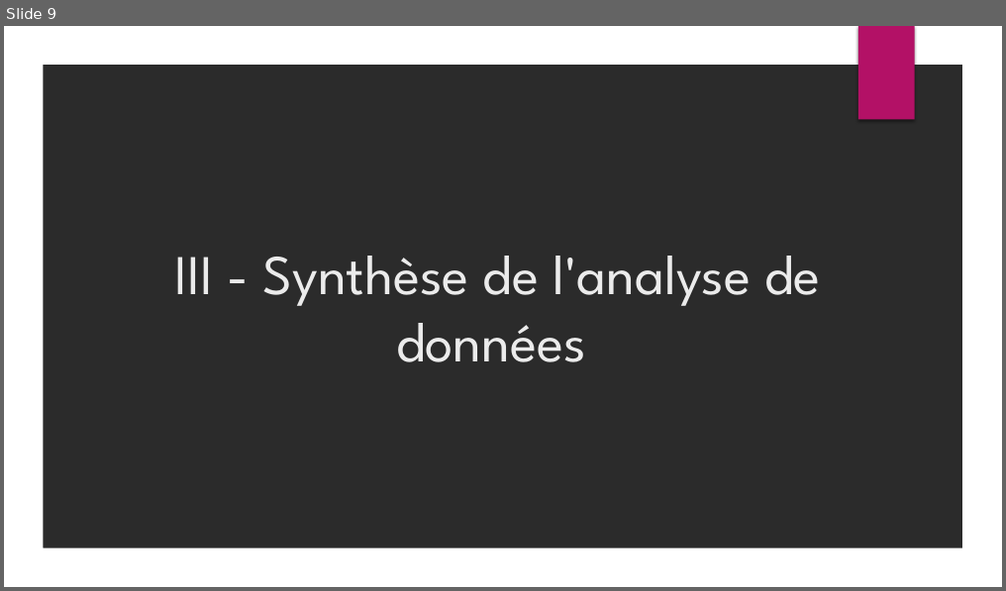
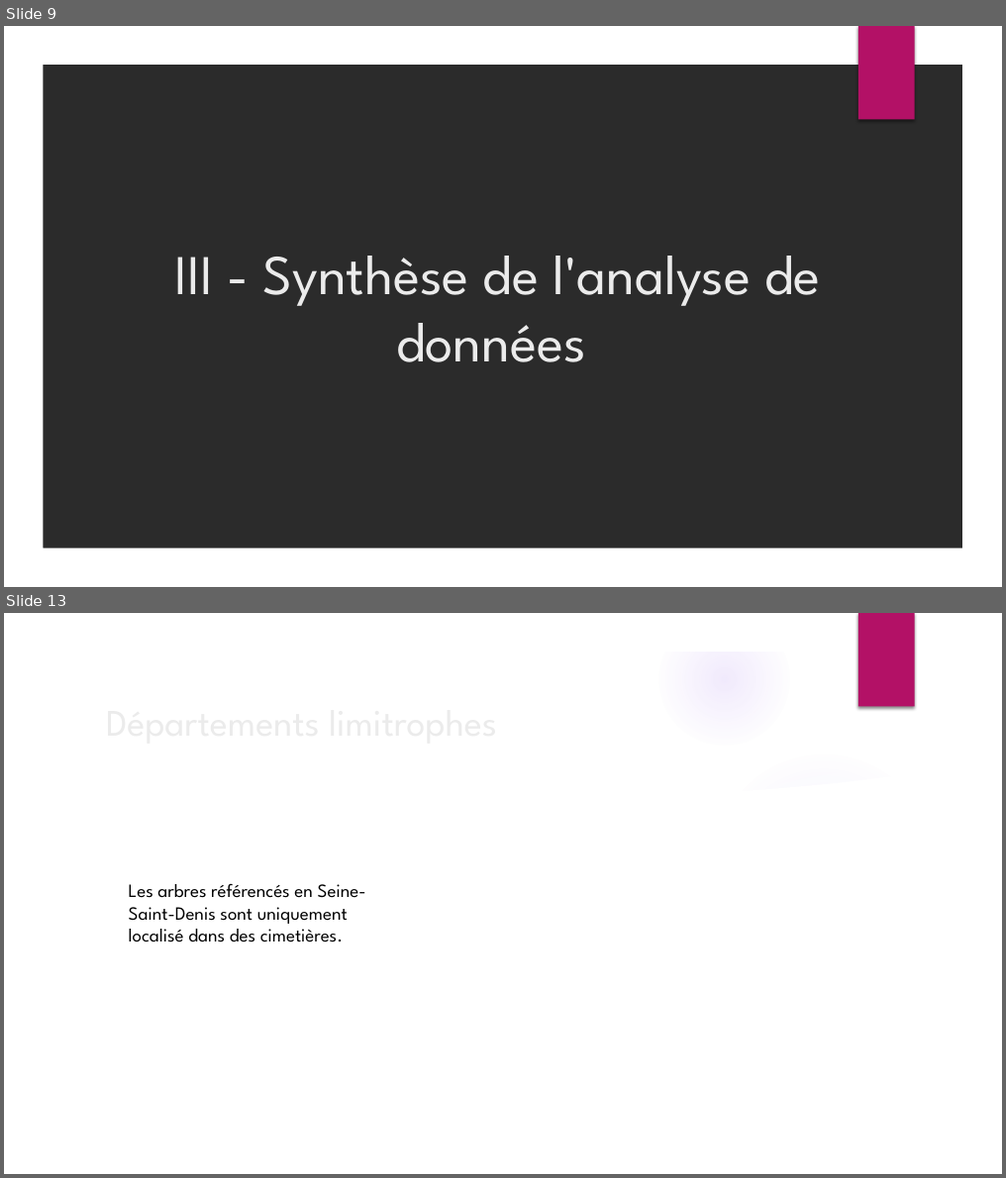
Before and after one commit to ThibaultDieudonne/Paris-Trees-Insights, a slide deck: P2_01_presentation.pptx. Shown one above the other, each under a label of ours: slide 9 before the commit, slides 9 and 13 after it; the slides between them are not shown. The pictures are 1006x591 and 1006x1178 pixels, drawn with LibreOffice and Linux fonts; fonts in the diff are those of the drawing; background and template pictures are left out; a plain dark background stands for a picture behind light text. Boxes give left, top, right and bottom in pixels: in the first picture for what was removed or moved away, otherwise in the second. Text is boxed around its words. In the diff, an @@ line names an element or a change of style, - is before the commit and + after.

```diff
--- a/P2_01_presentation.pptx
+++ b/P2_01_presentation.pptx
@@ slide 13 added at <box>4,613,1002,1174</box>, background picture (left out); not listed: 2 template elements that a slide beside it also shows @@
@@ title added at <box>98,692,816,750</box>, 36 pt, text #EBEBEB @@
+Départements limitrophes
@@ group added at <box>4,614,971,1174</box>: 5 ellipses, 2 freeform shapes @@
@@ text added at <box>129,884,366,943</box>, 18 pt, text #000000 @@
+Les arbres référencés en Seine-Saint-Denis sont uniquement localisé dans des cimetières.
```
Also in this commit, not shown: 4 other slides added, 2 other files.
